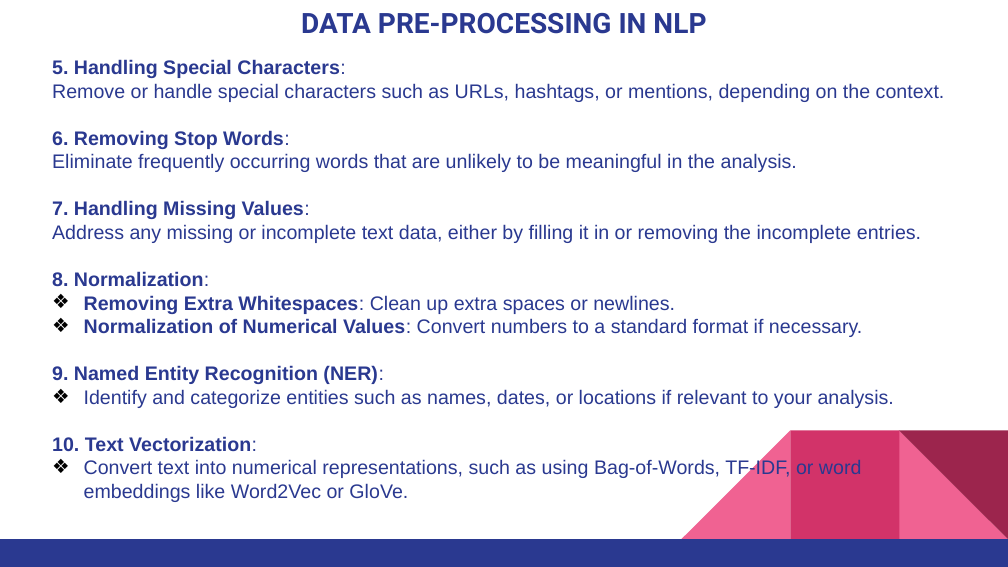
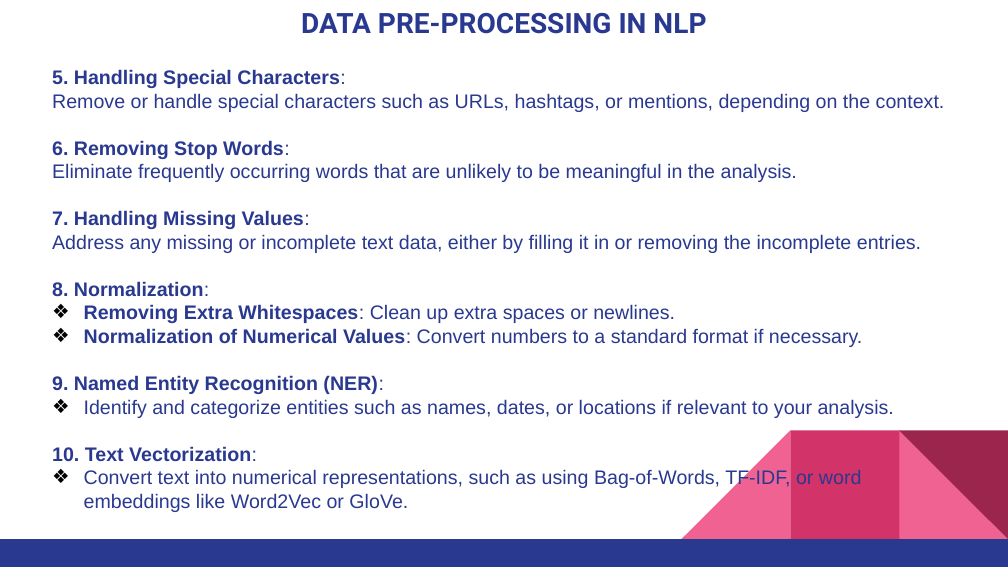
Before and after one commit to pnytrainingrepo/artificial-intelligence, a slide deck: slide 27 of AI-NLP.pptx. Drawn at 1008x567 pixels with LibreOffice and Linux fonts; fonts in the diff are those of the drawing. Boxes give left, top, right and bottom in pixels: in the first picture for what was removed or moved away, otherwise in the second. Text is boxed around its words. In the diff, an @@ line names an element or a change of style, - is before the commit and + after.

```diff
--- a/AI-NLP.pptx
+++ b/AI-NLP.pptx
@@ text "5. Handling Special Characters:": place and size @@
-text "5. Handling Special Characters:" at bbox=[52, 59, 945, 502]
+text "5. Handling Special Characters:" at bbox=[52, 69, 945, 512]
```
Also in this commit, not shown: 6 slides added, 9 other files.
